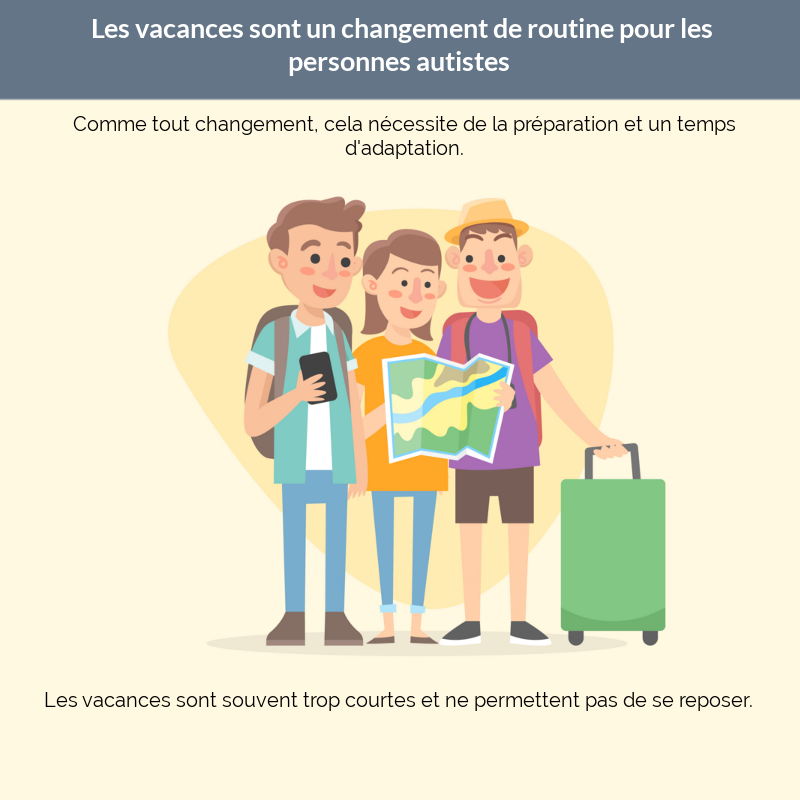
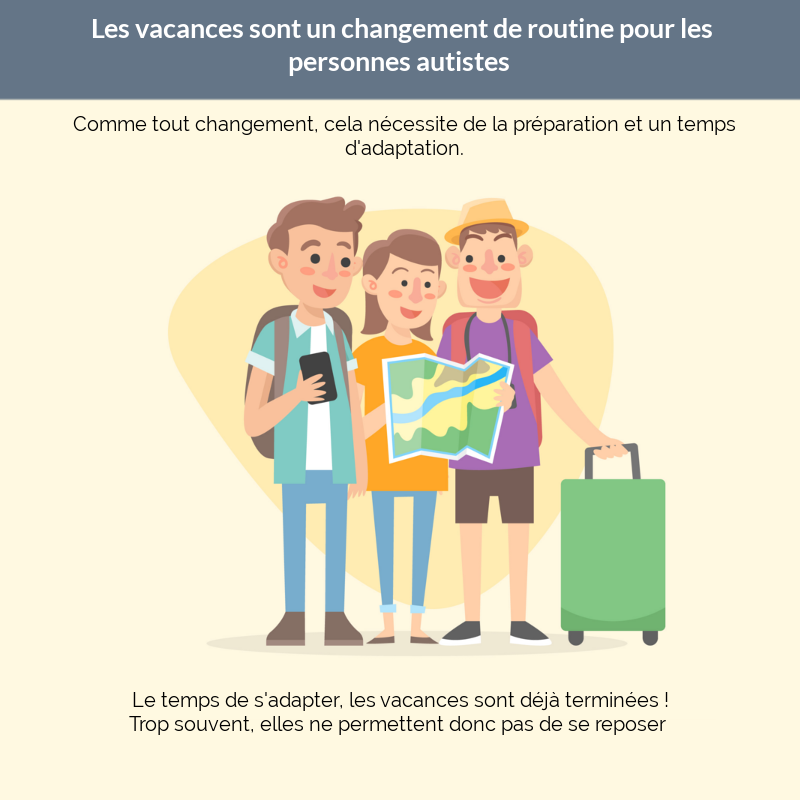
Revision of a layered w=800, h=800 image; what changed, layer by layer:
renamed "Les vacances sont souvent trop..." to "Le temps de s'adapter, les va...", painted on it over [45, 692, 752, 735]
